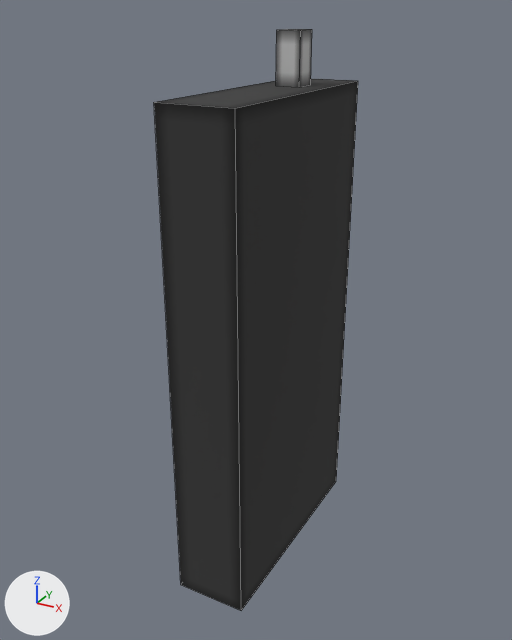
The OBJ model src/main/resources/assets/metalnetworkmainframe/models/accessor/0.obj, before and after one commit.
Rendered twice from a 50 mm camera at (12.65, -24.0, 12.73) aimed at (-0.4, -0.28, 0.87). Arrows for +X, +Y and +Z are at lower left; the lights stay in place. Mesh edges are drawn as thin lines. Where no turn or scale is listed for an object, it has been applied to the vertices.
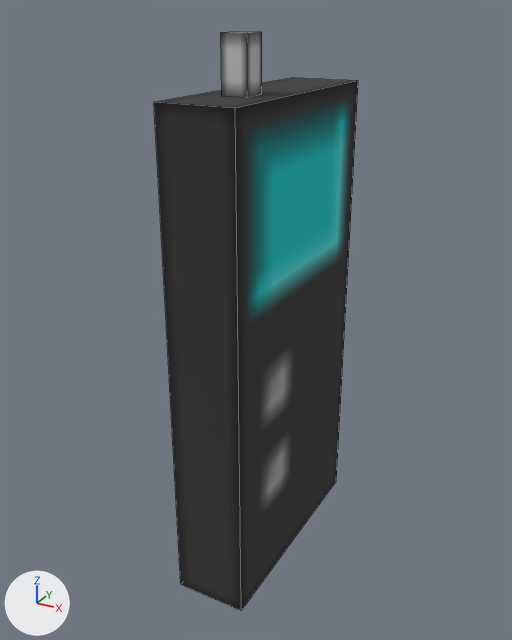
The newer file is also turned or shifted as a whole; pictures and numbers use the older file's frame.

Pixel boxes (x1, y1, x2, y2) of what changed, in the pictures (512 x 640 px):
```json
{"object": "Cube", "change": "reshaped", "before": [154, 79, 358, 611], "after": [154, 32, 358, 611], "on screen": "9% taller"}
{"object": "Cube.001", "change": "deleted", "before": [276, 29, 312, 87]}
{"part": 1, "of": "me_cube", "change": "added", "after": [221, 32, 262, 98]}
{"part": 2, "of": "me_cube", "change": "surface changed", "before": [241, 86, 352, 610], "after": [241, 86, 352, 610], "on screen": "black to cyan"}
```

The change, as JSON lines over the scene's bpy script:
```json
{"block": "me_cube", "where": "# used by ob_cube; location = (0.0, 0.0, 0.0)"}
{"op": "remove", "block": "me_cube", "code": "me_cube.from_pydata(...)  # 8 vertices, 6 faces; spans x -1.5..1.5, y -5.0..5.0, z -10.0..10.0"}
{"op": "add", "block": "me_cube", "code": "me_cube.from_pydata(...)  # 16 vertices, 12 faces; spans x -1.5..1.5, y -5.0..5.0, z -10.0..12.0"}
{"block": "me_cube", "change": "me_cube part 1: a new loose piece, a box spanning x -0.5..0.5, y -2.5..-1.5, z 10.0..12.0, in mat_none (picture img_0_png)"}
{"block": "me_cube", "change": "me_cube part 2: 2 kept faces spanning x -1.5..1.5, y -5.0..5.0, z -10.0..10.0 get new texture (UV) coordinates"}
{"op": "remove", "block": "ob_cube_001", "code": ["ob_cube_001 = bpy.data.objects.new('Cube.001', me_cube_001)", "ob_cube_001.location = (0.0, 0.0, 0.0)"]}
```
